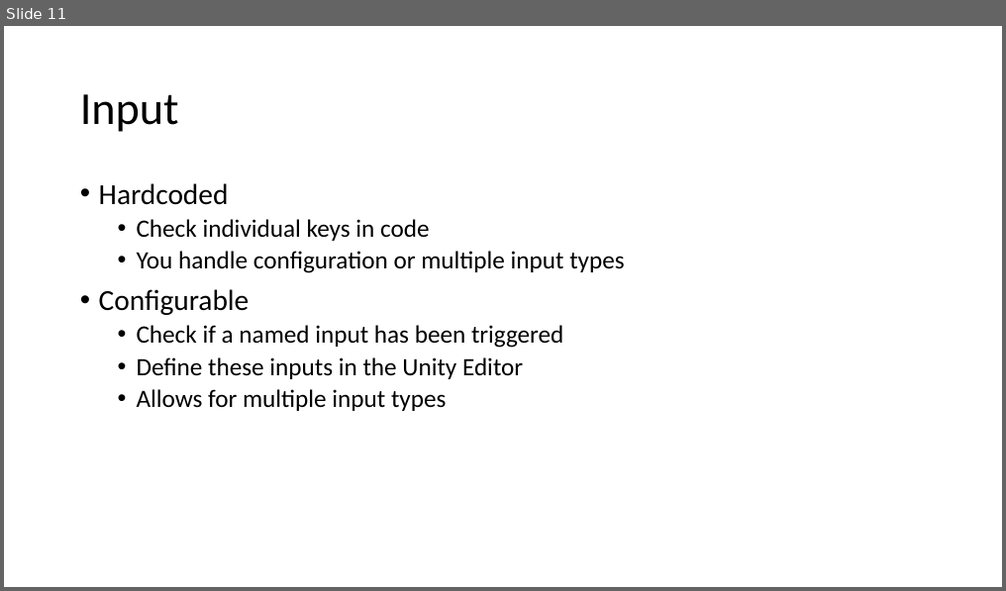
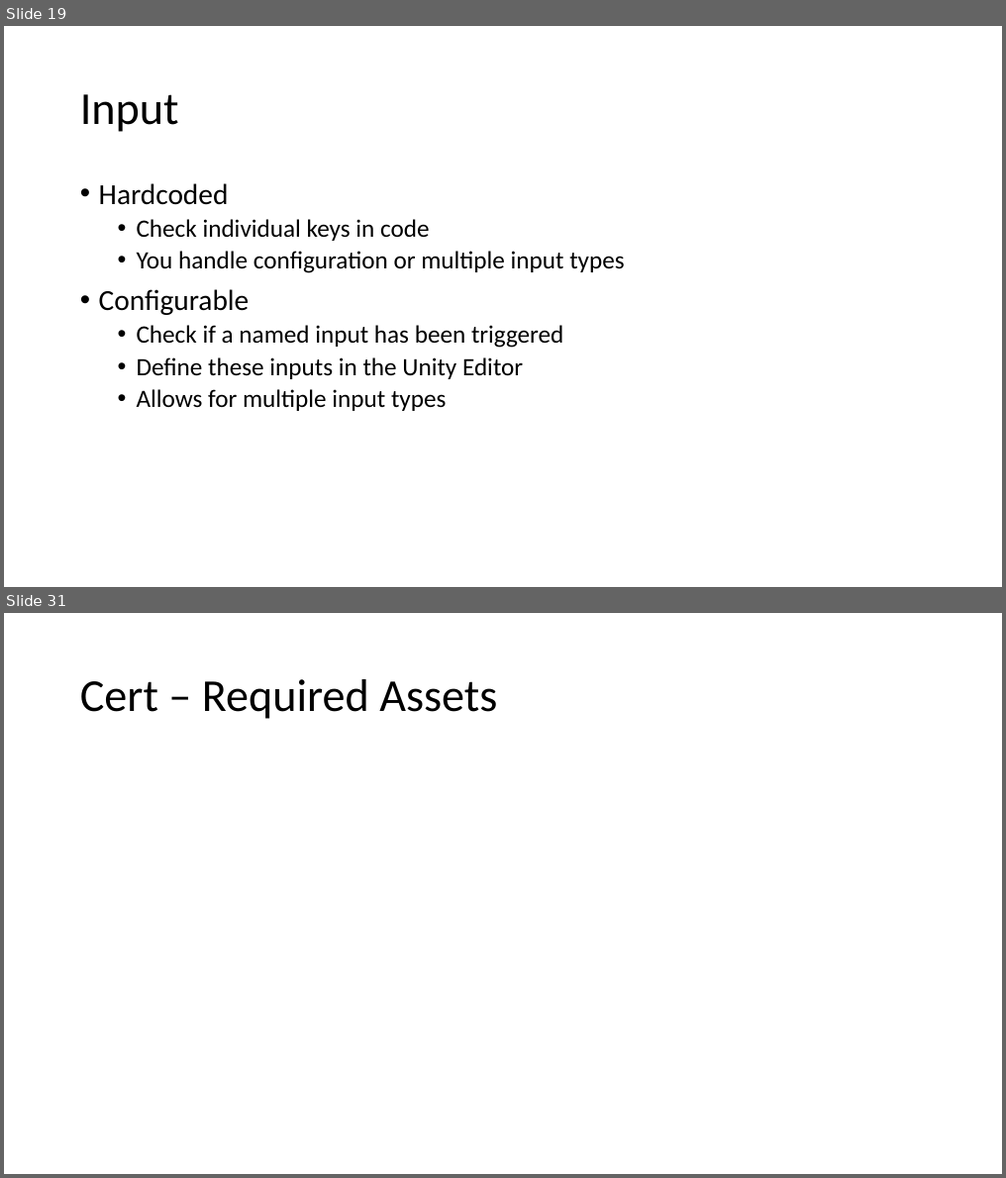
Before and after one commit to quandtm/UnitySTWorkshop, a slide deck: ST_Unity_101_Part1.pptx. Shown one above the other, each under a label of ours: slide 11 before the commit, slides 19 and 31 after it; the slides between them are not shown. The pictures are 1006x591 and 1006x1178 pixels, drawn with LibreOffice and Linux fonts; fonts in the diff are those of the drawing. Boxes give left, top, right and bottom in pixels: in the first picture for what was removed or moved away, otherwise in the second. Text is boxed around its words. In the diff, an @@ line names an element or a change of style, - is before the commit and + after.

```diff
--- a/ST_Unity_101_Part1.pptx
+++ b/ST_Unity_101_Part1.pptx
@@ slide 31 added at [4,613,1002,1174], background #FFFFFF @@
@@ title added at [80,679,497,719], 44 pt, text #000000 @@
+Cert – Required Assets
@@ what was slide 11 is now slide 19 @@
```
Also in this commit, not shown: 20 other slides added, 1 slide removed.
